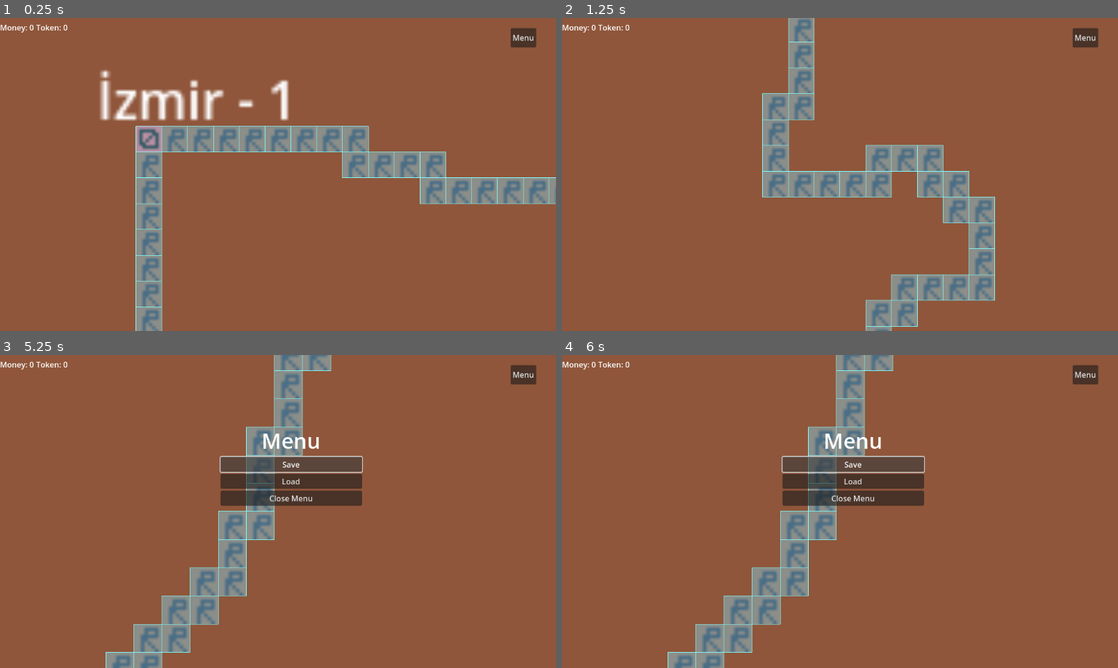
Above: before the commit, frames 1-4 (two rows, left to right).
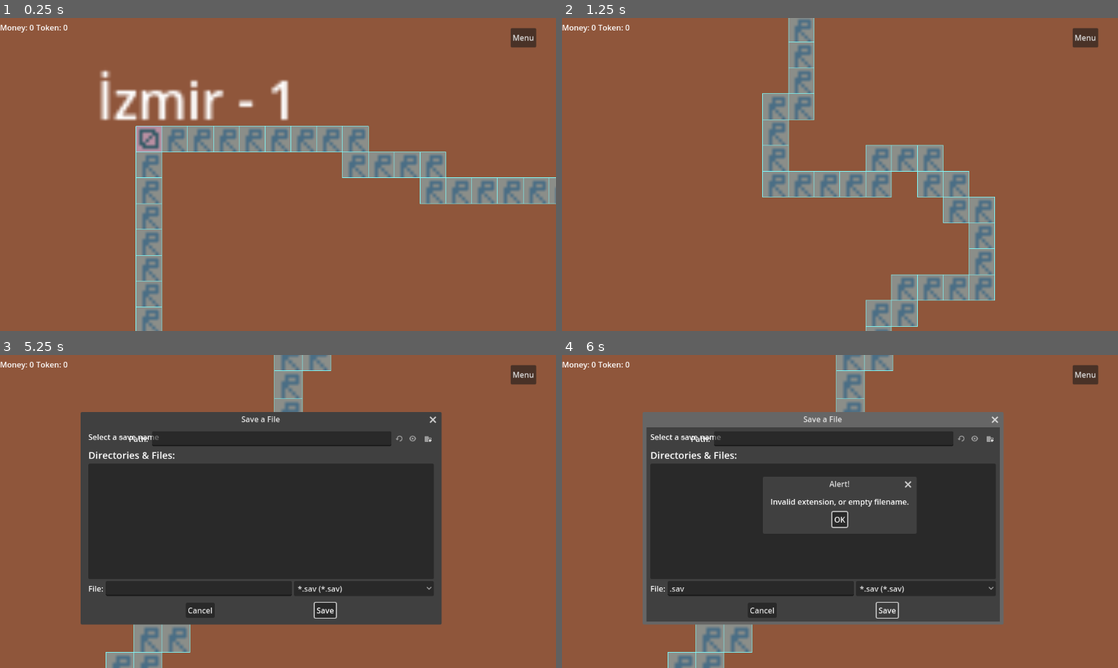
Above: after the commit, the same moments.

Repository: yigitozdemir/GLorryCorp
Game: Godot game, scene res://scenes/main_scenes/game_scene/game_scene.tscn
The game is run twice, just before and just after one commit, with the same random seed, the same clock (stepped at 60 frames per second) and the same inputs.
Inputs (mouse positions are in pixels of both pictures, inside the frame that each line leads up to):
- Up to frame 1 (0.25 s): no input
- Up to frame 2 (1.25 s): tap Enter at 0.5 s; move the mouse to (962, 158) at 0.52 s; hold S (camera_move_down) from 0.53 s (still down); tap A (camera_move_left) at 0.8 s
- Up to frame 3 (5.25 s): move the mouse to (166, 527) at 1.27 s; release S (camera_move_down) at 1.28 s; tap A (camera_move_left) at 1.35 s; tap D (camera_move_right) at 1.55 s; tap Space at 2 s; move the mouse to (333, 442) at 2.02 s; hold D (camera_move_right) 2.03-2.78 s; tap W (camera_move_up) at 2.3, 2.85 s; move the mouse to (250, 574) at 2.77 s; tap Mouse wheel up (camera_zoom_in) at 3.05, 3.6 s; tap Enter at 3.5 s; move the mouse to (444, 558) at 3.52 s; tap Mouse wheel down (camera_zoom_out) at 3.8 s; click "Menu" at 4.25 s; click "Save" at 5 s
- Up to frame 4 (6 s): click "Save" at 5.75 s

Frames 1-2 are identical in both runs. In frame 3, 44% of the frame differs, in the area x 14-80%, y 18-87%; in frame 4, 44%.

Commit message:
28, 29

Diff:
--- a/scenes/main_scenes/game_scene/Camera2D.gd
+++ b/scenes/main_scenes/game_scene/Camera2D.gd
@@ -10,22 +10,24 @@
 
 # Called every frame. 'delta' is the elapsed time since the previous frame.
 func _process(_delta):
-	if Input.is_action_pressed("camera_move_left"):
-		position.x -= camera_speed
-	if Input.is_action_pressed("camera_move_right"):
-		position.x += camera_speed
-	if Input.is_action_pressed("camera_move_up"):
-		position.y -= camera_speed
-	if Input.is_action_pressed("camera_move_down"):
-		position.y += camera_speed
+	if Engine.time_scale != 0:
+		if Input.is_action_pressed("camera_move_left"):
+			position.x -= camera_speed
+		if Input.is_action_pressed("camera_move_right"):
+			position.x += camera_speed
+		if Input.is_action_pressed("camera_move_up"):
+			position.y -= camera_speed
+		if Input.is_action_pressed("camera_move_down"):
+			position.y += camera_speed
 	pass
 func _input(event):
-	if event.is_action("camera_zoom_in"):
-		if zoom.x < 50:
-			zoom.x += (zoom_speed)
-			zoom.y = zoom.x
-	if event.is_action("camera_zoom_out"):
-		if zoom.x > 1.1:
-			zoom.x -= (zoom_speed)
-			zoom.y = zoom.x
-		#print(zoom.x)
+	if Engine.time_scale != 0:
+		if event.is_action("camera_zoom_in"):
+			if zoom.x < 50:
+				zoom.x += (zoom_speed)
+				zoom.y = zoom.x
+		if event.is_action("camera_zoom_out"):
+			if zoom.x > 1.1:
+				zoom.x -= (zoom_speed)
+				zoom.y = zoom.x
+	pass
--- a/scenes/main_scenes/game_scene/game_scene.gd
+++ b/scenes/main_scenes/game_scene/game_scene.gd
@@ -13,6 +13,7 @@
 @export var dem_iron_label: Label
 @export var dem_wf_label: Label
 @export var menu_container: VBoxContainer
+@export var save_file_dialog: FileDialog
 
 @export_category("Container References")
 @export var container_lorry: Node2D
@@ -74,3 +75,19 @@
 	menu_container.hide()
 	Engine.time_scale = 1
 	pass
+## function to save game
+func _on_btn_save_button_up():
+	menu_container.hide()
+	save_file_dialog.show()
+	pass
+
+## create user://saves folder on first run if not exists
+func _on_save_file_dialog_ready():
+	DirAccess.make_dir_recursive_absolute("user://saves")
+	save_file_dialog.set_root_subfolder("user://saves")
+	pass
+## write save data to file
+func _on_save_file_dialog_file_selected(path):
+	print("File selected: " + path)
+	Engine.time_scale = 1
+	pass # Replace with function body.
--- a/scenes/main_scenes/game_scene/game_scene.tscn
+++ b/scenes/main_scenes/game_scene/game_scene.tscn
@@ -104,7 +104,7 @@
 demanding_period = 2.5
 since_last_demand = 0.0
 
-[node name="game_scene" type="Node2D" node_paths=PackedStringArray("res_coal_label", "res_iron_label", "res_wf_label", "dem_coal_label", "dem_iron_label", "dem_wf_label", "menu_container", "container_lorry")]
+[node name="game_scene" type="Node2D" node_paths=PackedStringArray("res_coal_label", "res_iron_label", "res_wf_label", "dem_coal_label", "dem_iron_label", "dem_wf_label", "menu_container", "save_file_dialog", "container_lorry")]
 script = ExtResource("1_1vlji")
 res_coal_label = NodePath("ui_canvas/city_menu/city_menu/Resources/res_con/coal/Label")
 res_iron_label = NodePath("ui_canvas/city_menu/city_menu/Resources/res_con/iron/Label")
@@ -113,6 +113,7 @@
 dem_iron_label = NodePath("ui_canvas/city_menu/city_menu/Resources/dem_con/iron/Label")
 dem_wf_label = NodePath("ui_canvas/city_menu/city_menu/Resources/dem_con/workfoce/Label")
 menu_container = NodePath("ui_canvas/menu_container")
+save_file_dialog = NodePath("ui_canvas/save_file_dialog")
 container_lorry = NodePath("container_lorry")
 
 [node name="player_resources" type="Node" parent="." node_paths=PackedStringArray("money_val_label", "token_val_label")]
@@ -325,7 +326,19 @@
 layout_mode = 2
 text = "Close Menu"
 
+[node name="save_file_dialog" type="FileDialog" parent="ui_canvas"]
+position = Vector2i(175, 150)
+size = Vector2i(732, 402)
+ok_button_text = "Save"
+dialog_text = "Select a save name"
+access = 1
+root_subfolder = "saves"
+filters = PackedStringArray("*.sav")
+
 [connection signal="button_up" from="ui_canvas/city_menu/top_container/btn_close" to="." method="_on_btn_close_button_up"]
 [connection signal="button_up" from="ui_canvas/city_menu/city_menu/Resources/buy_menu/buy_lorry/buy_lorry_1" to="." method="_buy_lorry_button_event_handler" binds= ["Lorry1"]]
 [connection signal="button_up" from="ui_canvas/menu_button_container/btn_menu" to="." method="_on_btn_menu_button_up"]
+[connection signal="button_up" from="ui_canvas/menu_container/btn_save" to="." method="_on_btn_save_button_up"]
 [connection signal="button_up" from="ui_canvas/menu_container/btn_close" to="." method="_on_btn_close_m_button_up"]
+[connection signal="file_selected" from="ui_canvas/save_file_dialog" to="." method="_on_save_file_dialog_file_selected"]
+[connection signal="ready" from="ui_canvas/save_file_dialog" to="." method="_on_save_file_dialog_ready"]
Not shown, changed: TODOList.txt
